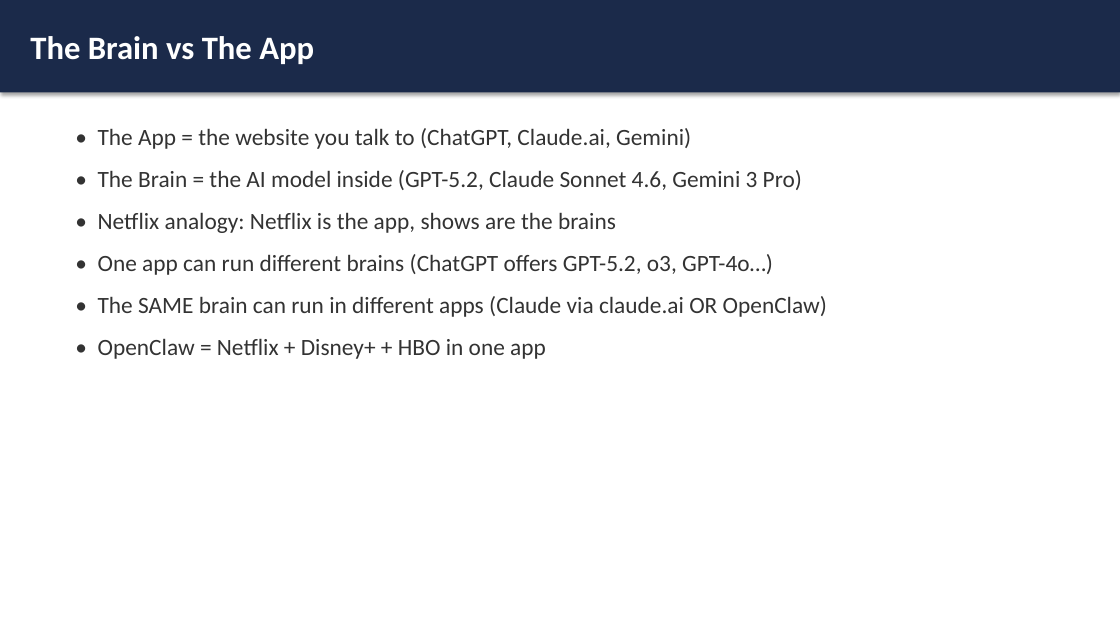
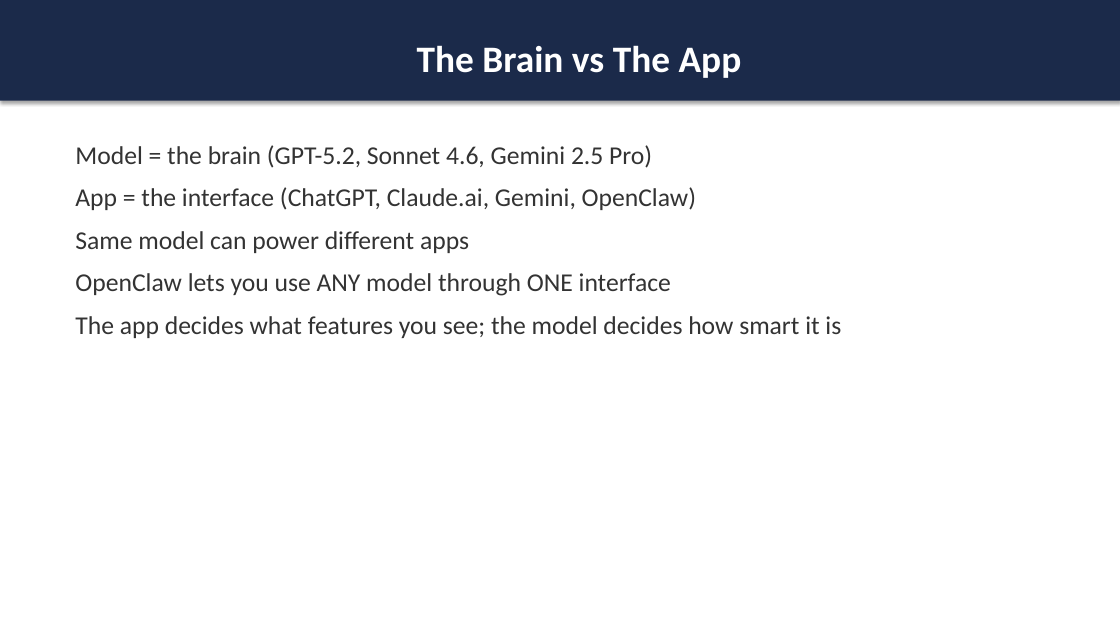
Before and after one commit to toroleapinc/cut-the-crap, a slide deck: slide 5 of general/cut-the-crap-general.pptx (slide 6 before the commit). Drawn at 1120x630 pixels with LibreOffice and Linux fonts; fonts in the diff are those of the drawing. Boxes give left, top, right and bottom in pixels: in the first picture for what was removed or moved away, otherwise in the second. Text is boxed around its words. In the diff, an @@ line names an element or a change of style, - is before the commit and + after.

Commit message:
Regenerate all PPTX decks: corrected OAuth flow, consistent model names, accurate pricing

```diff
--- a/general/cut-the-crap-general.pptx
+++ b/general/cut-the-crap-general.pptx
@@ rectangle "The Brain vs The App": place and size @@
-rectangle "The Brain vs The App" at [0,0,1120,92]
+rectangle "The Brain vs The App" at [0,0,1120,101]
@@ rectangle "The Brain vs The App" at [0,0,1120,101]: size 28 to 32 pt; alignment left to centre; less space between paragraphs @@
@@ text at [75,145,841,338]: text changed; size 20 to 22 pt @@
-• The App = the website you talk to (ChatGPT, Claude.ai, Gemini)
-• The Brain = the AI model inside (GPT-5.2, Claude Sonnet 4.6, Gemini 3 Pro)
-• Netflix analogy: Netflix is the app, shows are the brains
-• One app can run different brains (ChatGPT offers GPT-5.2, o3, GPT-4o…)
-• The SAME brain can run in different apps (Claude via claude.ai OR OpenClaw)
-• OpenClaw = Netflix + Disney+ + HBO in one app
+Model = the brain (GPT-5.2, Sonnet 4.6, Gemini 2.5 Pro)
+App = the interface (ChatGPT, Claude.ai, Gemini, OpenClaw)
+Same model can power different apps
+OpenClaw lets you use ANY model through ONE interface
+The app decides what features you see; the model decides how smart it is
```
Also in this commit, not shown: 9 other slides changed, 18 slides added, 31 slides removed, 9 other files.
